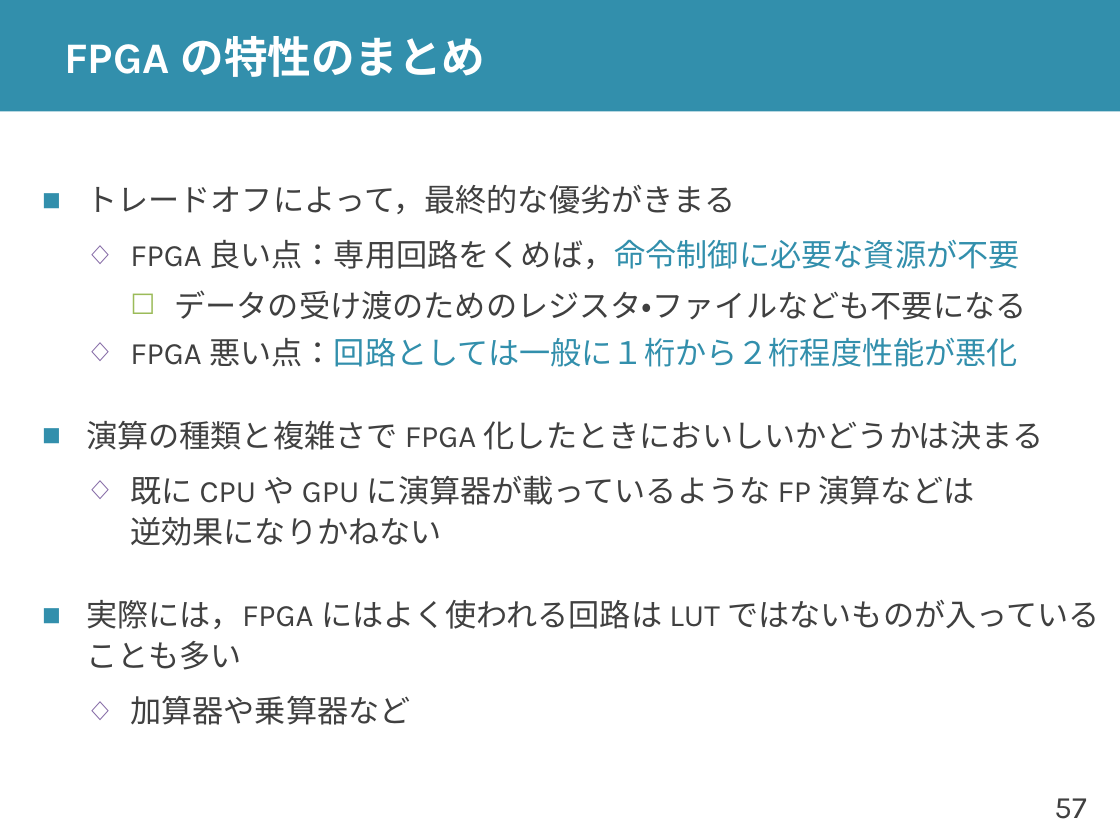
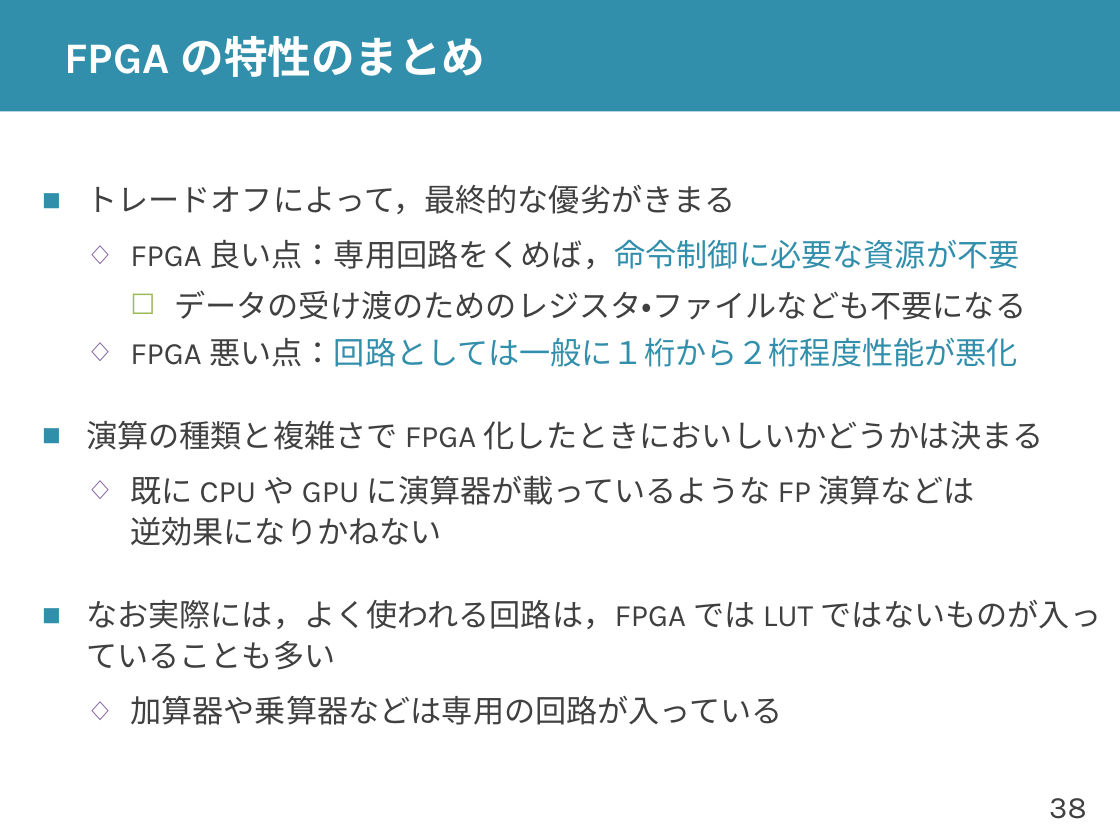
Before and after one commit to shioyadan/advanced-computer-organization, a slide deck: slide 38 of aco-shioya-03.pptx (slide 57 before the commit). Drawn at 1120x840 pixels with LibreOffice and Linux fonts; fonts in the diff are those of the drawing. Boxes give left, top, right and bottom in pixels: in the first picture for what was removed or moved away, otherwise in the second. Text is boxed around its words. In the diff, an @@ line names an element or a change of style, - is before the commit and + after.

```diff
--- a/aco-shioya-03.pptx
+++ b/aco-shioya-03.pptx
@@ text at (86,600,1101,725): text changed @@
-■ 実際には，FPGA にはよく使われる回路は LUT ではないものが入っていることも多い
-  ◇ 加算器や乗算器など
+■ なお実際には，よく使われる回路は，FPGA では LUT ではないものが入っていることも多い
+  ◇ 加算器や乗算器などは専用の回路が入っている
@@ page number at (1049,798,1086,819): text changed @@
-57
+38
```
Also in this commit, not shown: 20 other slides changed, 3 slides added, 10 slides removed, 1 other file.
